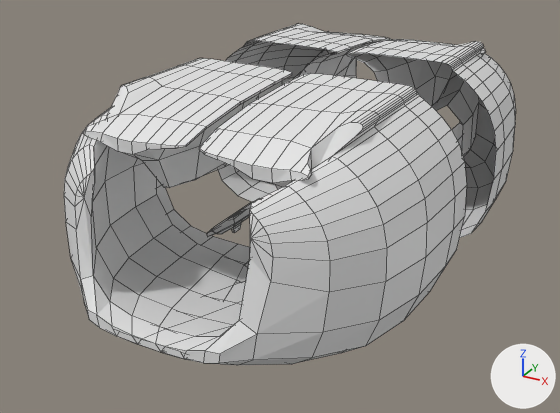
The Blender file angels-hell/vlak.blend as it was, and as the next commit left it.
Rendered twice from a 50 mm lens placed at (23.1, -47.9, 25.1), pointed at (-1.7, -2.7, 2.5). Arrows for +X, +Y and +Z are at lower right; the lights stay in place. The older version comes first. Mesh edges are drawn as thin lines.

Names of what the first picture shows: 'Krychle'.
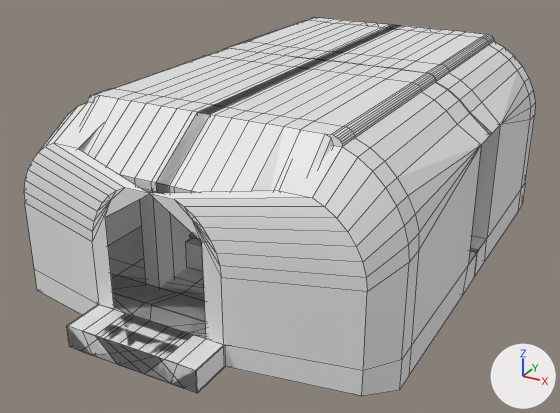
The change, as a list of edits to the scene's bpy script:
```text
Change me_krychle:
    used by ob_krychle; location = (0.0, 0.0, 0.0)
    remove me_krychle.from_pydata(...)  # 342 vertices, 305 faces; spans x -12.1..7.1, y -22.0..0.3, z -1.0..12.8
    add me_krychle.from_pydata(...)  # 366 vertices, 324 faces; spans x -12.1..7.1, y -22.0..0.3, z -1.0..12.8
    me_krychle part 1
    9 vertices are removed from x -12.1..-11.3, y -2.7..0.1, z 1.0..9.7
    12 faces are deleted
    4 vertices in x -3.9..-1.9, y -11.5..-2.4, z 0.9 move by (0.0, 0.0, 0.2)
    14 vertices are added at x -12.1..0.3, y -2.7..0.3, z 1.0..12.3
    13 new vertices lie (0.0, 0.4, 0.0) away from vertices in x -10.5..0.3, y -2.7..-2.0, z 0.8..12.3
    6 new vertices lie (0.0, 2.5, 0.0) away from vertices in x -10.5..-4.7, y -2.3, z 1.0..12.3
    31 new faces join them
Change ob_krychle:
    remove _m = ob_krychle.modifiers.new('Hladké', 'SMOOTH')
    remove _m.factor = 1.0
    remove _m.iterations = 7
```

Boxes (x1, y1, x2, y2) around the edits, measured in the pictures (560 x 413 px):
'Krychle', reshaped, modifiers changed (13% wider, 11% taller)
    before: (64, 24, 516, 365)
    after: (24, 18, 535, 396)
part 1 of me_krychle, built on
    before: (157, 53, 515, 319)
    after: (186, 71, 531, 375)
